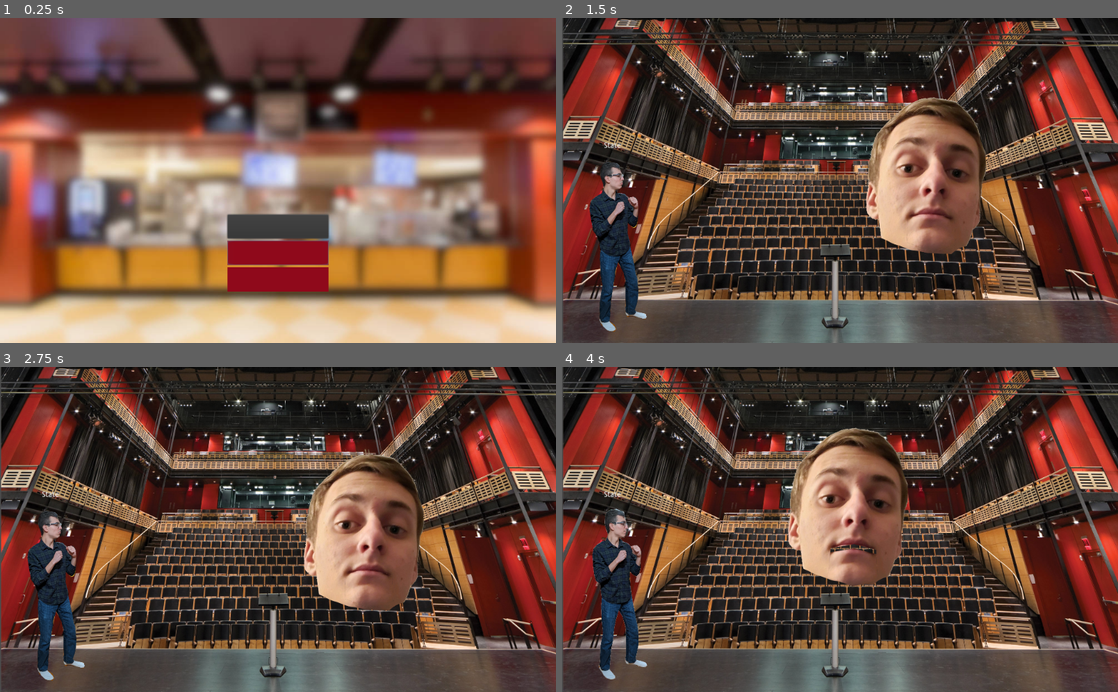
Above: before the commit, frames 1-4 (two rows, left to right).
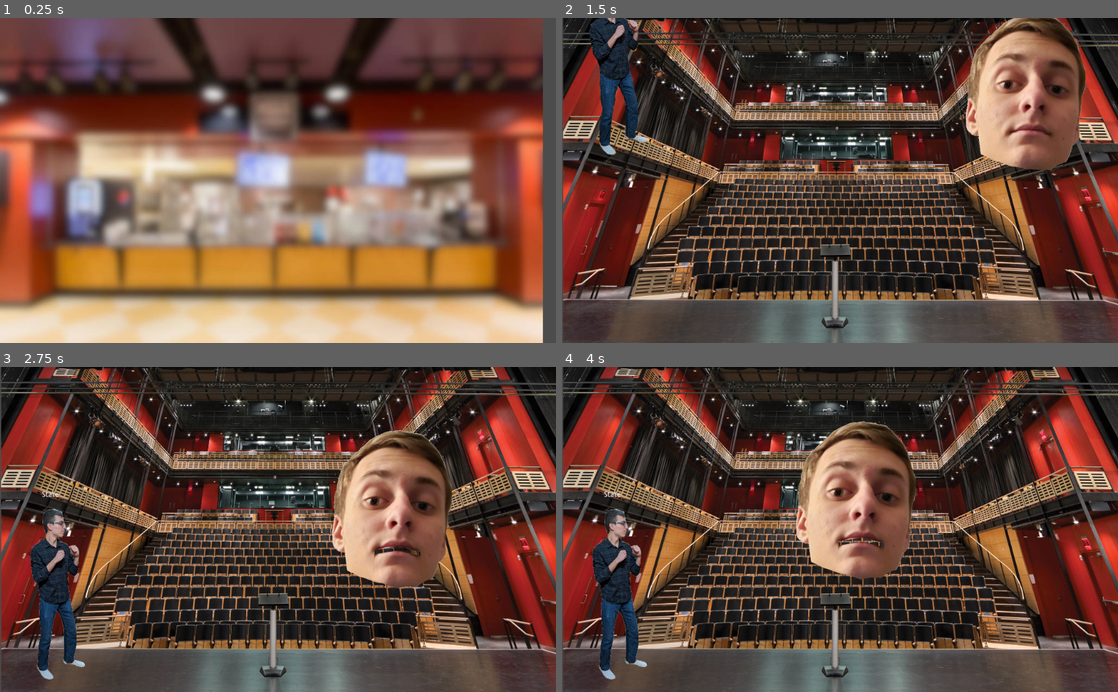
Above: after the commit, the same moments.

Repository: Apexal/wrathskeller
Game: Godot game, scene res://src/scenes/title_scroll/TitleScroll.tscn
Two runs of this game, one before a commit and one after it. Both use one fixed random seed, a clock stepped at 60 frames per second and the inputs below. Before the commit the project starts from res://src/scenes/menu/Menu.tscn.
Inputs (mouse positions are in pixels of both pictures, inside the frame that each line leads up to):
- Up to frame 1 (0.25 s): no input
- Up to frame 2 (1.5 s): click (840, 252) at 0.5 s, where only the run before the commit has a clickable "Training"; click (840, 252) at 1.25 s, where only the run after the commit has a clickable "Training"
- Up to frame 3 (2.75 s): move the mouse to (400, 513) at 2.02 s
- Up to frame 4 (4 s): move the mouse to (728, 545) at 2.77 s; move the mouse to (895, 458) at 3.52 s

The runs differ from the first frame. In frame 1, 20% of the frame differs, in the area x 11-100%, y 0-100%; in frame 2, 20%, in the area x 4-95%, y 0-97%; in frame 3, 10%; in frame 4, 5.8%.

Commit message:
Add title scroll start scene

Diff:
--- a/project.godot
+++ b/project.godot
@@ -28,10 +28,14 @@
 
 config/name="Wrathskellar"
 config/description="Her Majesty Shirley has summoned you to fight in a grand tournament called in her honor - free tuition is the promised prize. Will you rise to the occasion?"
-run/main_scene="res://src/scenes/menu/Menu.tscn"
+run/main_scene="res://src/scenes/title_scroll/TitleScroll.tscn"
 boot_splash/image="res://src/assets/rcos_red_lockup.png"
 boot_splash/bg_color=Color( 1, 1, 1, 1 )
 config/icon="res://src/assets/icon.png"
+
+[autoload]
+
+BackgroundMusic="*res://src/scenes/background_music/BackgroundMusic.tscn"
 
 [input]
 
--- /dev/null
+++ b/src/scenes/background_music/BackgroundMusic.tscn
@@ -0,0 +1,7 @@
+[gd_scene load_steps=2 format=2]
+
+[ext_resource path="res://src/assets/audio/alma_mater.mp3" type="AudioStream" id=1]
+
+[node name="BackgroundMusic" type="AudioStreamPlayer"]
+stream = ExtResource( 1 )
+autoplay = true
--- a/src/scenes/menu/Menu.gd
+++ b/src/scenes/menu/Menu.gd
@@ -1,6 +1,9 @@
 extends Control
 
 onready var first_focus := $Buttons/Training
+
+func _stop_bg_music():
+	$"/root/BackgroundMusic".stop()
 
 func _ready():
 	first_focus.grab_focus()
@@ -14,4 +17,5 @@
 	get_tree().quit()
 
 func _on_TrainingButton_pressed():
+	_stop_bg_music()
 	get_tree().change_scene("res://src/scenes/training/TrainingLevel.tscn")
--- a/src/scenes/menu/Menu.tscn
+++ b/src/scenes/menu/Menu.tscn
@@ -1,6 +1,5 @@
-[gd_scene load_steps=11 format=2]
+[gd_scene load_steps=10 format=2]
 
-[ext_resource path="res://src/assets/audio/alma_mater.mp3" type="AudioStream" id=1]
 [ext_resource path="res://src/assets/backgrounds/rathskellar_blur_bg.jpg" type="Texture" id=2]
 [ext_resource path="res://src/assets/fonts/title_font.tres" type="DynamicFont" id=3]
 [ext_resource path="res://src/assets/fonts/default_font.tres" type="DynamicFont" id=4]
@@ -85,10 +84,6 @@
 size_flags_vertical = 3
 text = "Quit"
 
-[node name="BackgroundMusic" type="AudioStreamPlayer" parent="."]
-stream = ExtResource( 1 )
-autoplay = true
-
 [node name="VBoxContainer" type="VBoxContainer" parent="."]
 anchor_left = 0.5
 anchor_right = 0.5
--- /dev/null
+++ b/src/scenes/title_scroll/TitleScroll.gd
@@ -0,0 +1,24 @@
+extends Control
+
+export(float) var speed = 50.0
+
+onready var label: RichTextLabel = $Text
+
+func _change_scene():
+#	set_modulate(lerp(get_modulate(), Color(0,0,0,1), 0.2))
+#	if modulate == Color(0,0,0,1):
+	get_tree().change_scene("res://src/scenes/menu/Menu.tscn")
+
+func _physics_process(delta):
+	"""With every tick, move the label up by speed. If it is off screen, continue to next scene."""
+
+	# Move label up by speed
+	label.rect_position = Vector2(label.rect_position.x, label.rect_position.y - speed * delta)
+
+	if label.margin_bottom < 0:
+		_change_scene()
+
+func _input(event):
+	"""If there is any input, end the scroll and go to the next scene."""
+	if event.is_pressed():
+		_change_scene()
--- /dev/null
+++ b/src/scenes/title_scroll/TitleScroll.tscn
@@ -0,0 +1,39 @@
+[gd_scene load_steps=4 format=2]
+
+[ext_resource path="res://src/scenes/title_scroll/TitleScroll.gd" type="Script" id=1]
+[ext_resource path="res://src/assets/backgrounds/rathskellar_blur_bg.jpg" type="Texture" id=2]
+[ext_resource path="res://src/assets/fonts/title_font.tres" type="DynamicFont" id=3]
+
+[node name="TitleScroll" type="Control"]
+anchor_right = 1.0
+anchor_bottom = 1.0
+script = ExtResource( 1 )
+__meta__ = {
+"_edit_use_anchors_": false
+}
+
+[node name="TextureRect" type="TextureRect" parent="."]
+margin_right = 1000.0
+margin_bottom = 667.0
+texture = ExtResource( 2 )
+__meta__ = {
+"_edit_use_anchors_": false
+}
+
+[node name="Text" type="RichTextLabel" parent="."]
+anchor_left = 0.5
+anchor_right = 0.5
+margin_left = -148.0
+margin_top = 112.0
+margin_right = 221.0
+margin_bottom = 220.0
+custom_fonts/normal_font = ExtResource( 3 )
+text = "line 1
+line 2
+
+line 3"
+fit_content_height = true
+scroll_active = false
+__meta__ = {
+"_edit_use_anchors_": false
+}
